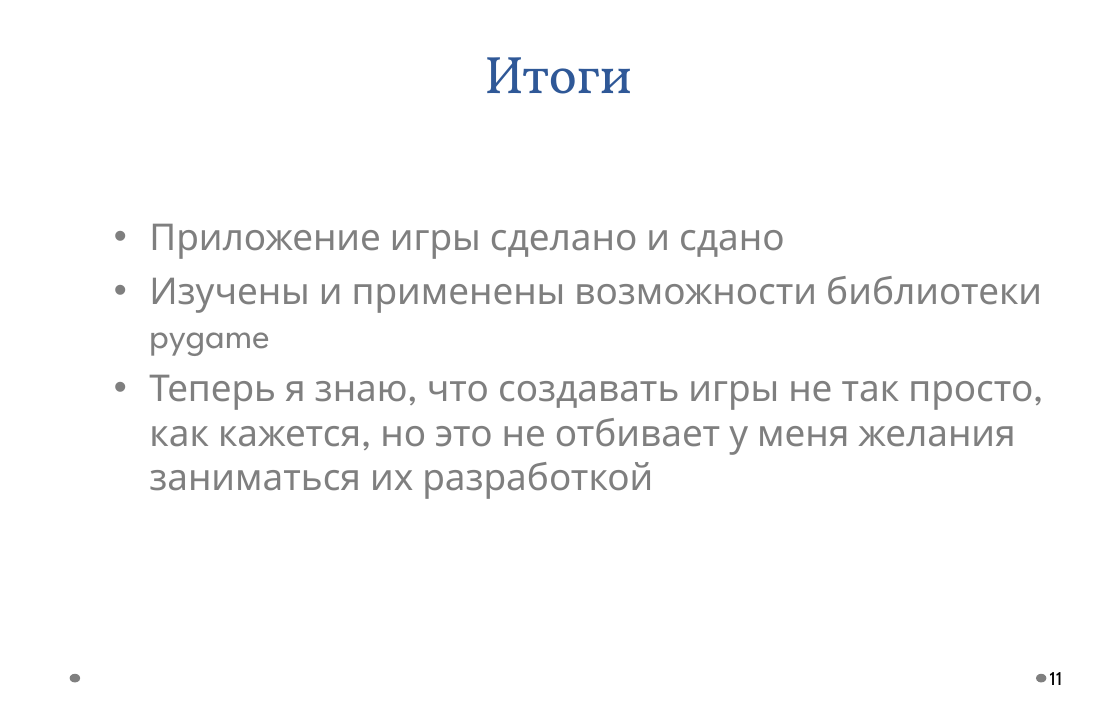
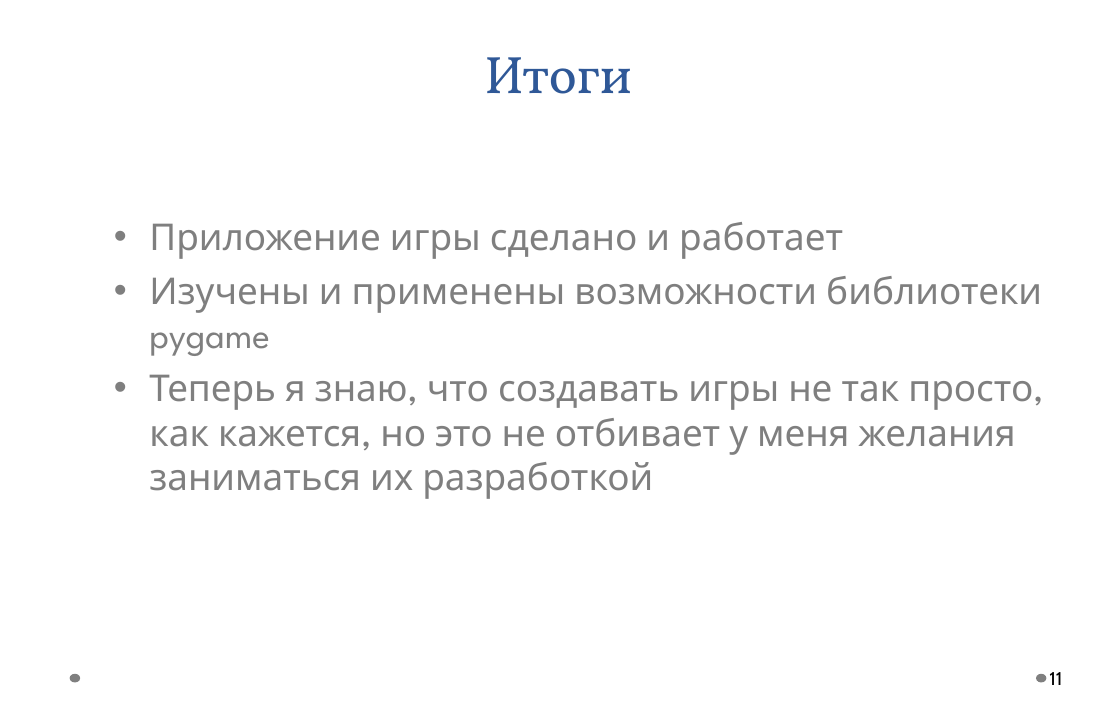
Before and after one commit to Fedyok/Yandex-Lyceum-project-3, a slide deck: slide 11 of презентация_игры.ppt. Drawn at 1120x711 pixels with LibreOffice and Linux fonts; fonts in the diff are those of the drawing; background and template pictures are left out. Boxes give left, top, right and bottom in pixels: in the first picture for what was removed or moved away, otherwise in the second. Text is boxed around its words. In the diff, an @@ line names an element or a change of style, - is before the commit and + after.

Commit message:
презентация к проекту
презентация к проекту

```diff
--- a/презентация_игры.ppt
+++ b/презентация_игры.ppt
@@ text at (x1=149, y1=222, x2=843, y2=259): text changed @@
-• Приложение игры сделано и сдано
+• Приложение игры сделано и работает
```
